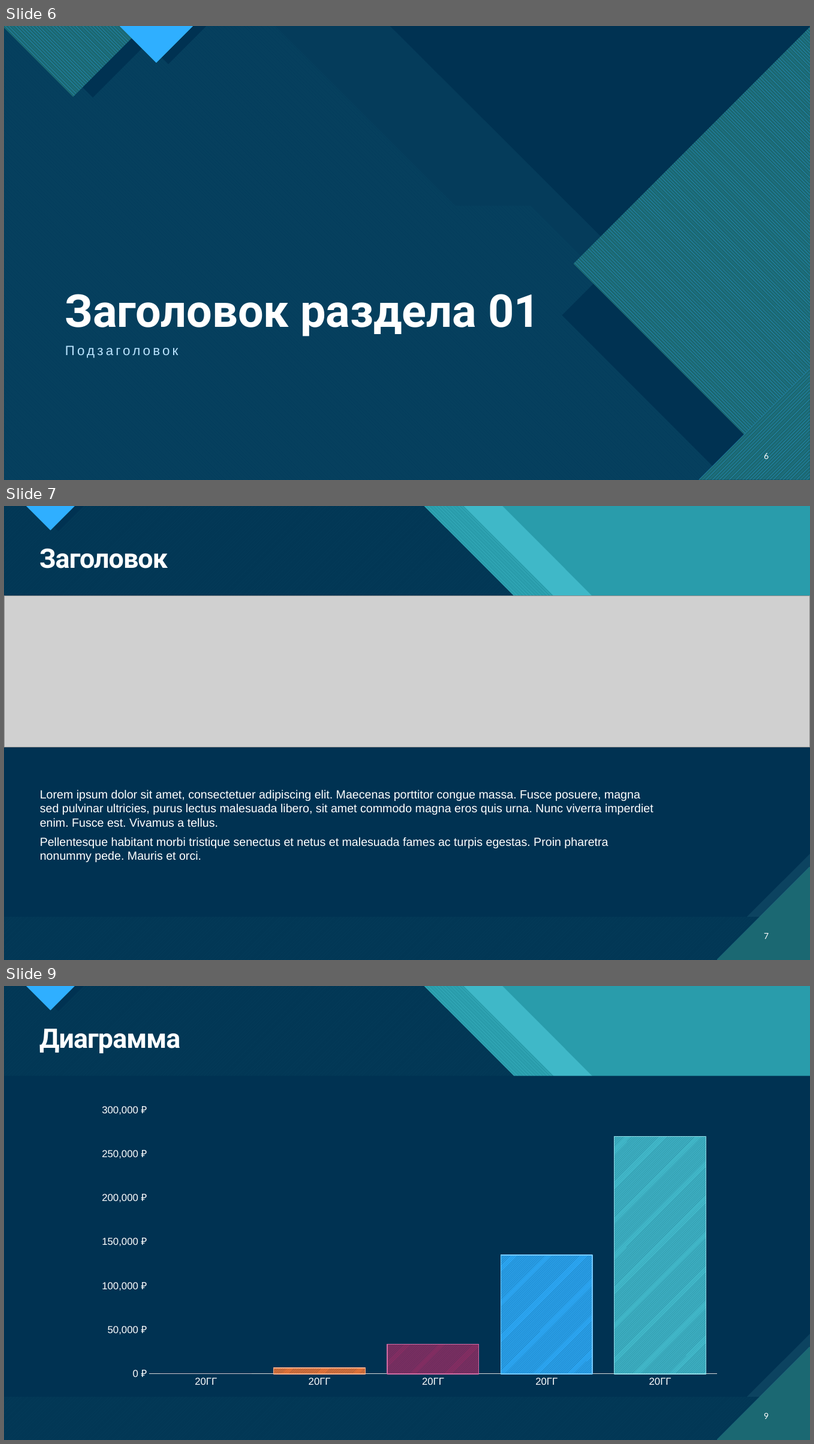
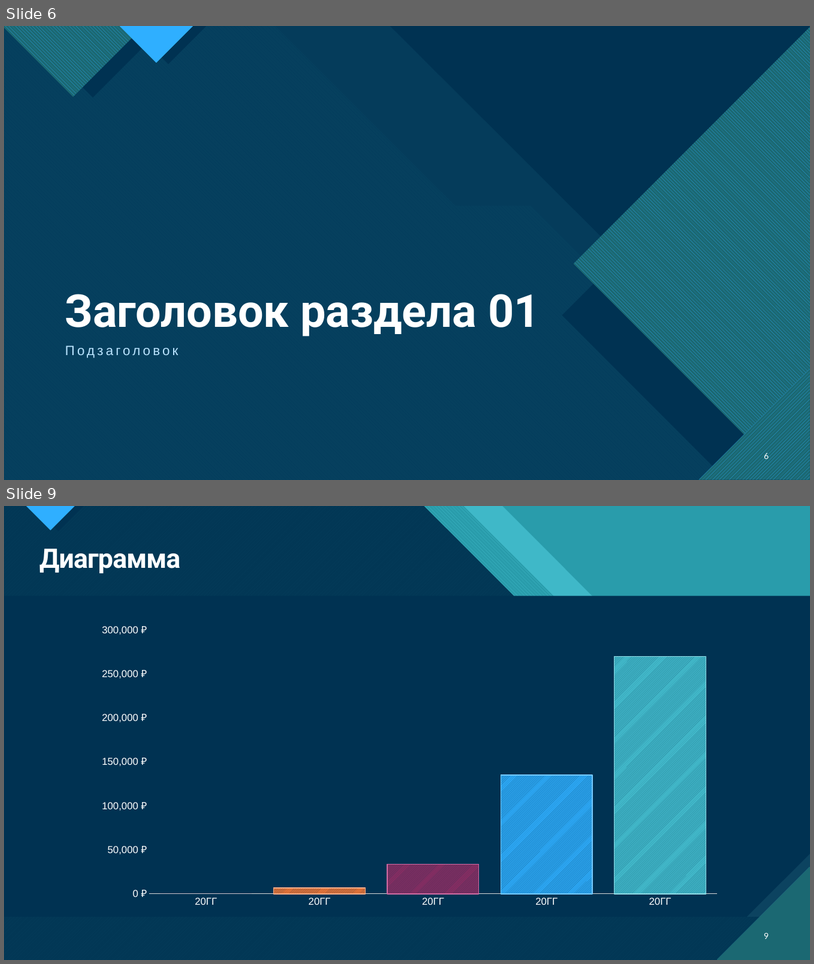
Before and after one commit to 8iKENTi8/------_----, a slide deck: Презентация/29.11.2025/Ролдугин_В_Д.pptx. Shown one above the other, each under a label of ours: slides 6, 7 and 9 before the commit, slides 6 and 9 after it; the slides between them are not shown. The pictures are 814x1444 and 814x964 pixels, drawn with LibreOffice and Linux fonts; fonts in the diff are those of the drawing; grey boxes stand for pictures. Boxes give left, top, right and bottom in pixels: in the first picture for what was removed or moved away, otherwise in the second. Text is boxed around its words. In the diff, an @@ line names an element or a change of style, - is before the commit and + after.

```diff
--- a/Презентация/29.11.2025/Ролдугин_В_Д.pptx
+++ b/Презентация/29.11.2025/Ролдугин_В_Д.pptx
@@ slide 7 removed at bbox=[4, 506, 810, 960], background #47C3D3; not listed: 18 template elements that a slide beside it also shows @@
@@ title removed at bbox=[39, 548, 168, 568] @@
-Заголовок
@@ picture removed at bbox=[4, 595, 810, 747] @@
@@ text removed at bbox=[40, 789, 654, 862] @@
-Lorem ipsum dolor sit amet, consectetuer adipiscing elit. Maecenas porttitor congue massa. Fusce posuere, magna sed pulvinar ultricies, purus lectus malesuada libero, sit amet commodo magna eros quis urna. Nunc viverra imperdiet enim. Fusce est. Vivamus a tellus.
-Pellentesque habitant morbi tristique senectus et netus et malesuada fames ac turpis egestas. Proin pharetra nonummy pede. Mauris et orci.
@@ page number removed at bbox=[764, 933, 769, 939] @@
-7
```
Also in this commit, not shown: 1 slide changed, 1 slide added, 11 other files.
